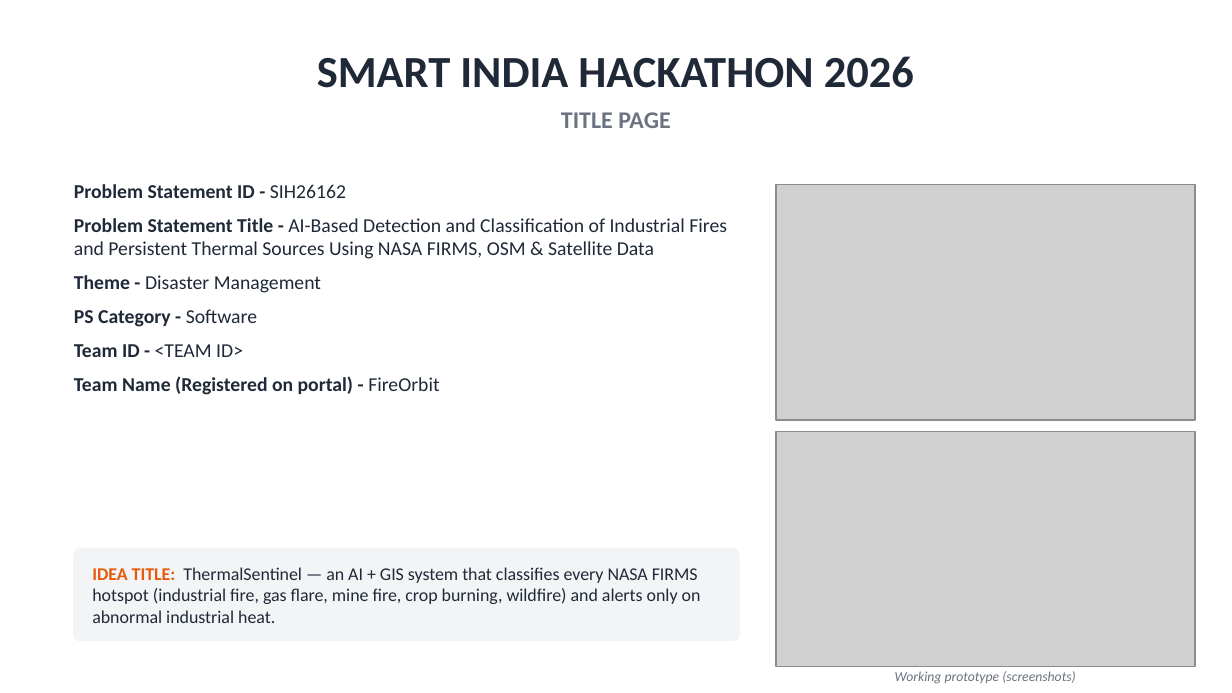
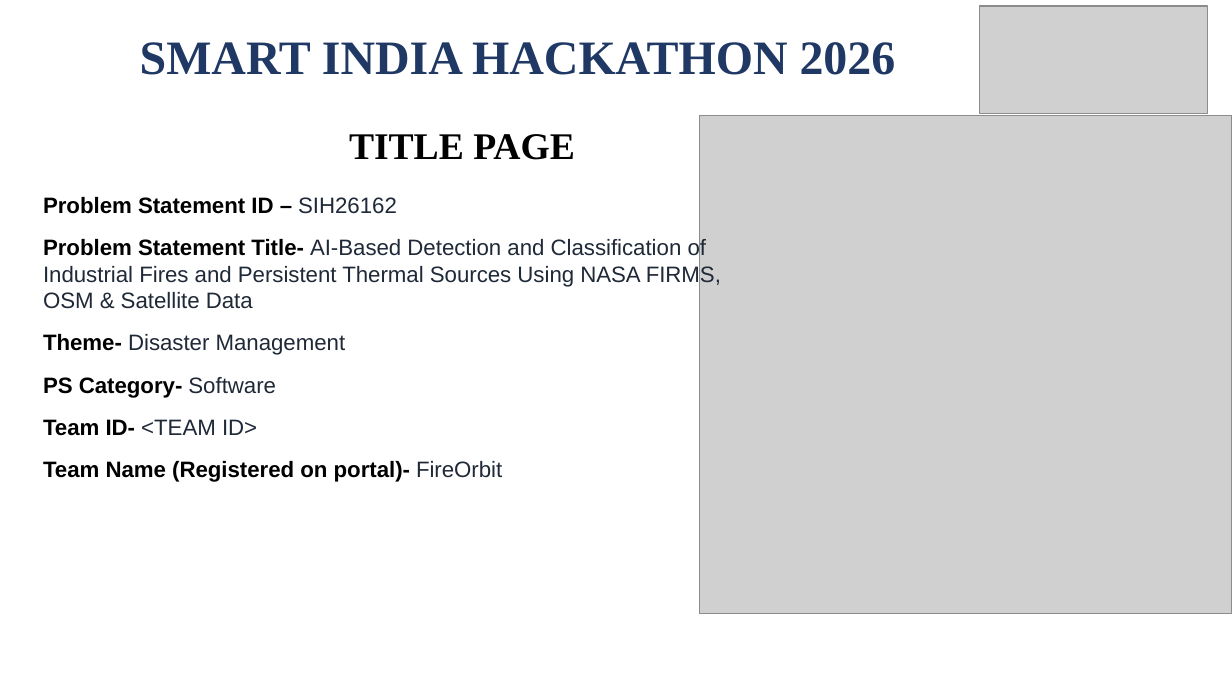
Before and after one commit to rahulskandagal/thermal-sentinel, a slide deck: slide 1 of docs/SIH26162_ThermalSentinel_Idea_extended.pptx. Drawn at 1232x693 pixels with LibreOffice and Linux fonts; fonts in the diff are those of the drawing; grey boxes stand for pictures. Boxes give left, top, right and bottom in pixels: in the first picture for what was removed or moved away, otherwise in the second. Text is boxed around its words. In the diff, an @@ line names an element or a change of style, - is before the commit and + after.

```diff
--- a/docs/SIH26162_ThermalSentinel_Idea_extended.pptx
+++ b/docs/SIH26162_ThermalSentinel_Idea_extended.pptx
@@ text "SMART INDIA HACKATHON 2026": place and size @@
-text "SMART INDIA HACKATHON 2026" at bbox=[317, 56, 914, 88]
+text "SMART INDIA HACKATHON 2026" at bbox=[140, 42, 896, 75]
@@ text "SMART INDIA HACKATHON 2026" at bbox=[140, 42, 896, 75]: size 26 to 28 pt, font Calibri to Times New Roman, text colour #1F2937 to #1F3864; vertical alignment top to middle @@
@@ picture added at bbox=[979, 6, 1207, 113] @@
@@ text "TITLE PAGE": place and size @@
-text "TITLE PAGE" at bbox=[561, 112, 670, 128]
+text "TITLE PAGE" at bbox=[349, 134, 575, 160]
@@ text "TITLE PAGE" at bbox=[349, 134, 575, 160]: size 14 to 22 pt, font Calibri to Times New Roman, text colour #6B7280 to #000000; vertical alignment top to middle @@
@@ picture added at bbox=[700, 116, 1232, 614] @@
@@ text at bbox=[43, 197, 721, 482]: text changed; size 11.5 to 13 pt; font Calibri to Arial @@
-• Problem Statement ID - SIH26162
-• Problem Statement Title - AI-Based Detection and Classification of Industrial Fires and Persistent Thermal Sources Using NASA FIRMS, OSM & Satellite Data
-• Theme - Disaster Management
-• PS Category - Software
-• Team ID - <TEAM ID>
-• Team Name (Registered on portal) - FireOrbit
+• Problem Statement ID – SIH26162
+• Problem Statement Title- AI-Based Detection and Classification of Industrial Fires and Persistent Thermal Sources Using NASA FIRMS, OSM & Satellite Data
+• Theme- Disaster Management
+• PS Category- Software
+• Team ID- <TEAM ID>
+• Team Name (Registered on portal)- FireOrbit
@@ picture removed at bbox=[776, 185, 1195, 420] @@
@@ picture removed at bbox=[776, 431, 1195, 667] @@
@@ rounded rectangle removed at bbox=[74, 548, 739, 641] @@
@@ text removed at bbox=[92, 567, 701, 623] @@
-IDEA TITLE: ThermalSentinel — an AI + GIS system that classifies every NASA FIRMS hotspot (industrial fire, gas flare, mine fire, crop burning, wildfire) and alerts only on abnormal industrial heat.
@@ text removed at bbox=[895, 671, 1076, 684] @@
-Working prototype (screenshots)
```
Also in this commit, not shown: 8 other slides changed, 11 other files.
